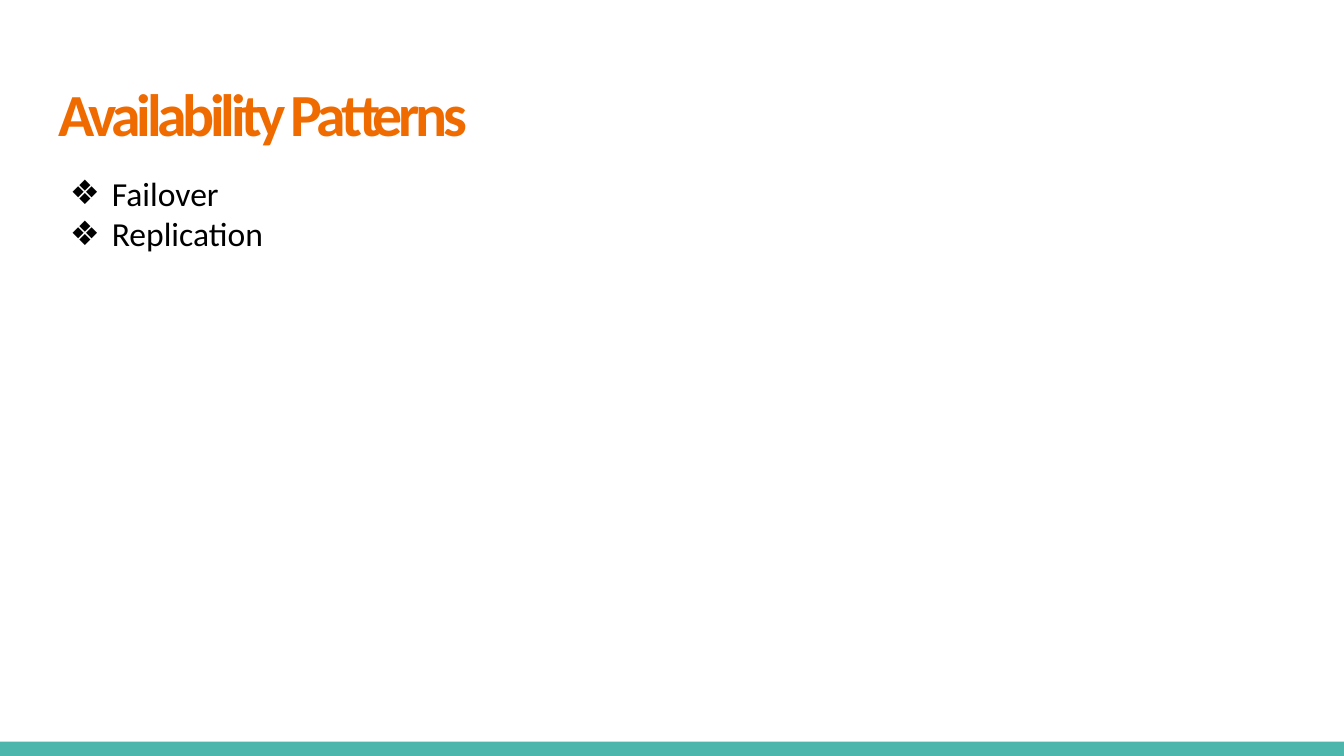
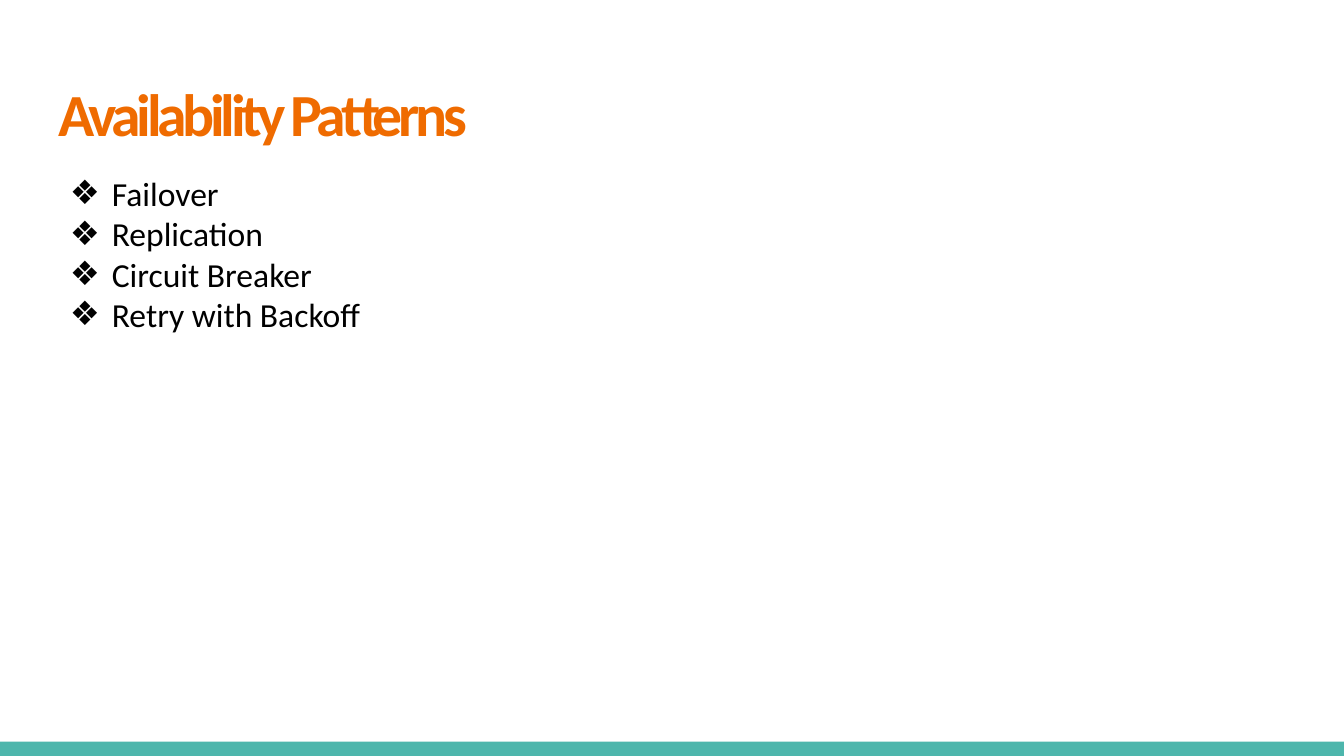
Before and after one commit to VikashChauhan51/system-design, a slide deck: slide 11 of High Level System Design/Fundamentals/2. Attributes of Distributed Systems/Attributes of Distributed Systems.pptx. Drawn at 1344x756 pixels with LibreOffice and Linux fonts; fonts in the diff are those of the drawing. Boxes give left, top, right and bottom in pixels: in the first picture for what was removed or moved away, otherwise in the second. Text is boxed around its words. In the diff, an @@ line names an element or a change of style, - is before the commit and + after.

```diff
--- a/High Level System Design/Fundamentals/2. Attributes of Distributed Systems/Attributes of Distributed Systems.pptx
+++ b/High Level System Design/Fundamentals/2. Attributes of Distributed Systems/Attributes of Distributed Systems.pptx
@@ text at [112,263,360,333]: paragraphs added @@
+❖ Circuit Breaker
+❖ Retry with Backoff
```
Also in this commit, not shown: 1 other slide changed, 19 slides added, 2 other files.
